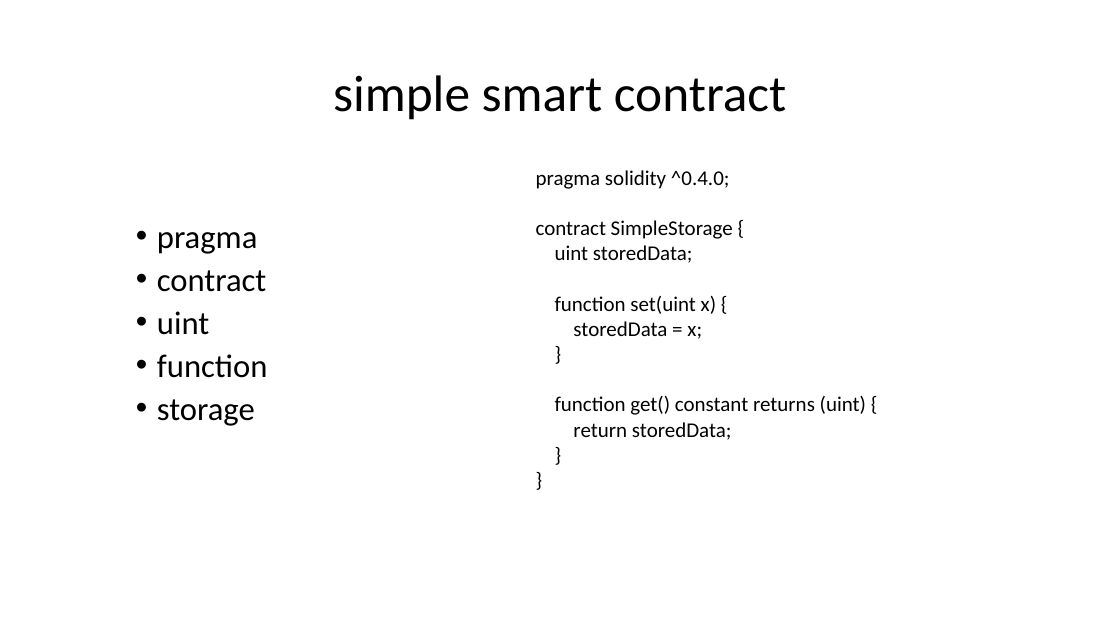
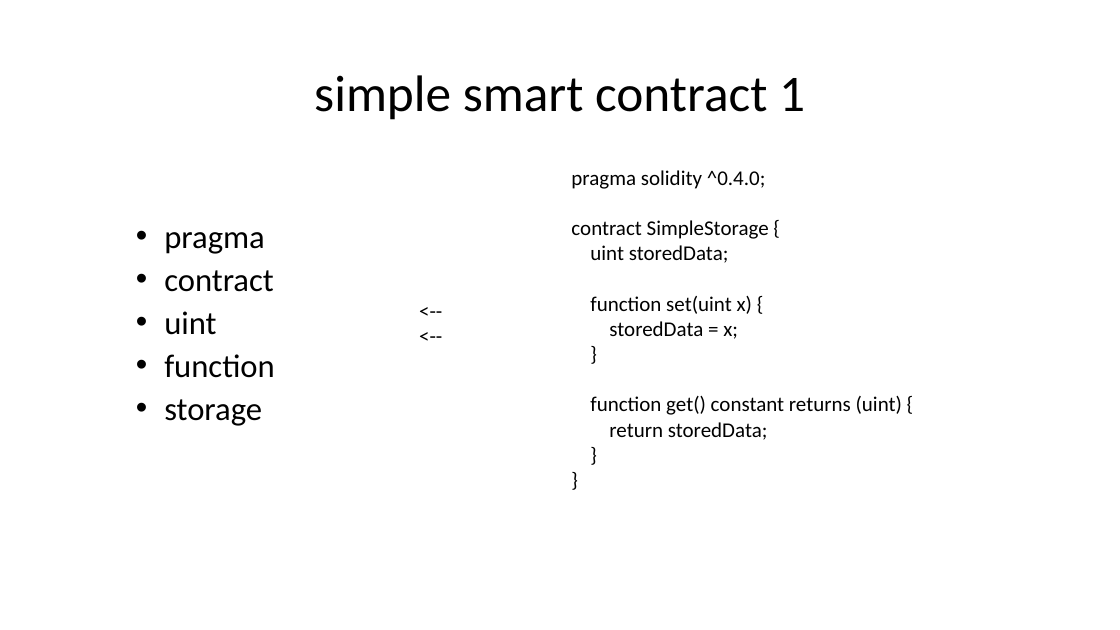
Before and after one commit to kaikai1024/ethereum-me, a slide deck: slide 4 of contract_me.pptx. Drawn at 1120x630 pixels with LibreOffice and Linux fonts; fonts in the diff are those of the drawing. Boxes give left, top, right and bottom in pixels: in the first picture for what was removed or moved away, otherwise in the second. Text is boxed around its words. In the diff, an @@ line names an element or a change of style, - is before the commit and + after.

```diff
--- a/contract_me.pptx
+++ b/contract_me.pptx
@@ title at <box>314,75,805,120</box>: text changed @@
-simple smart contract
+simple smart contract 1
@@ text "pragma solidity ^0.4.0;": place and size @@
-text "pragma solidity ^0.4.0;" at <box>536,170,866,440</box>
+text "pragma solidity ^0.4.0;" at <box>571,170,902,440</box>
@@ text "pragma": place and size @@
-text "pragma" at <box>157,232,268,426</box>
+text "pragma" at <box>164,232,275,426</box>
@@ text added at <box>411,293,487,352</box>, 18 pt, text #000000 @@
+<--
+<--
```
Also in this commit, not shown: 1 other slide changed, 18 slides added, 4 other files.
